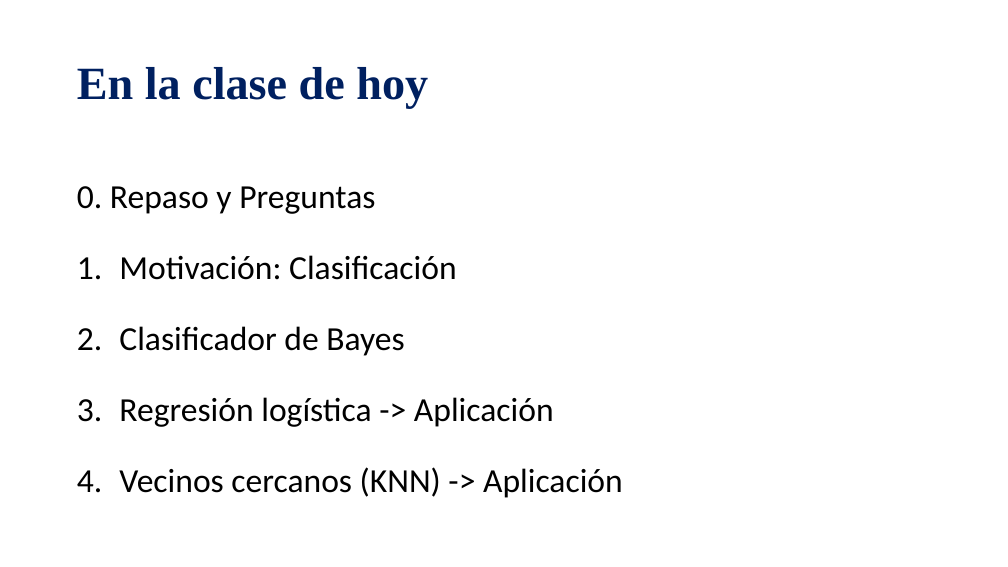
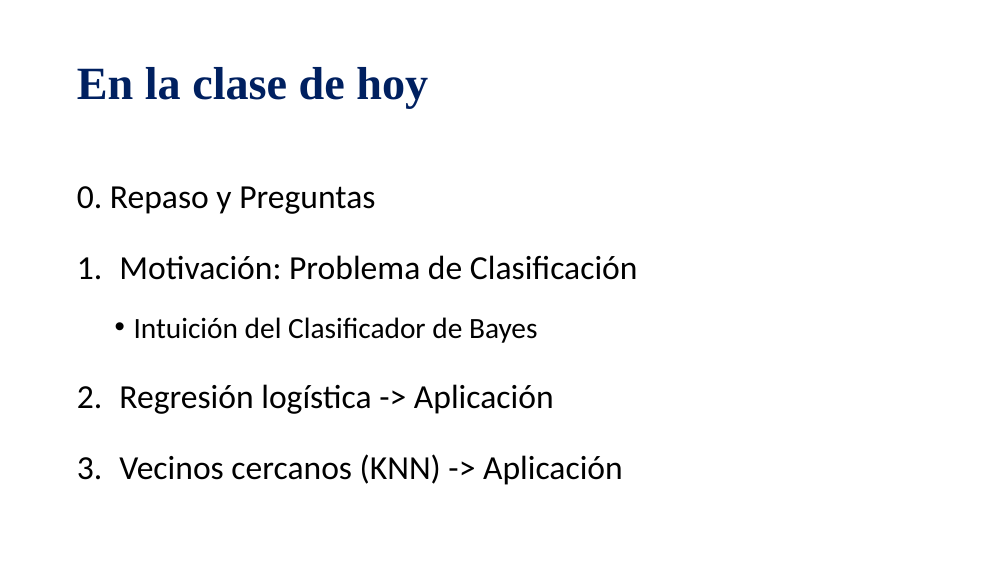
Before and after one commit to mnromero/Programacion_UBA_2025, a slide deck: slide 2 of Clase 06 Metodos de Clasificacion_Logit & KNN/C6_Clasificacion_Bayes_Logit_kNN.pptx. Drawn at 1008x567 pixels with LibreOffice and Linux fonts; fonts in the diff are those of the drawing. Boxes give left, top, right and bottom in pixels: in the first picture for what was removed or moved away, otherwise in the second. Text is boxed around its words. In the diff, an @@ line names an element or a change of style, - is before the commit and + after.

```diff
--- a/Clase 06 Metodos de Clasificacion_Logit & KNN/C6_Clasificacion_Bayes_Logit_kNN.pptx
+++ b/Clase 06 Metodos de Clasificacion_Logit & KNN/C6_Clasificacion_Bayes_Logit_kNN.pptx
@@ text at box(119, 255, 638, 343): text changed @@
-1. Motivación: Clasificación
-2. Clasificador de Bayes
+1. Motivación: Problema de Clasificación
+  • Intuición del Clasificador de Bayes
```
Also in this commit, not shown: 3 other slides changed, 1 slide added, 6 slides removed.
